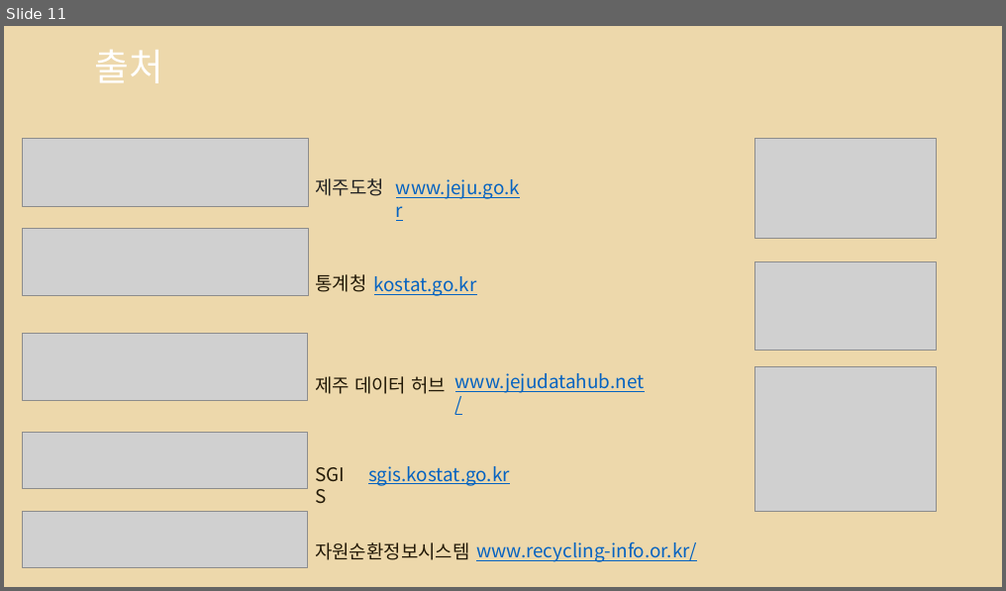
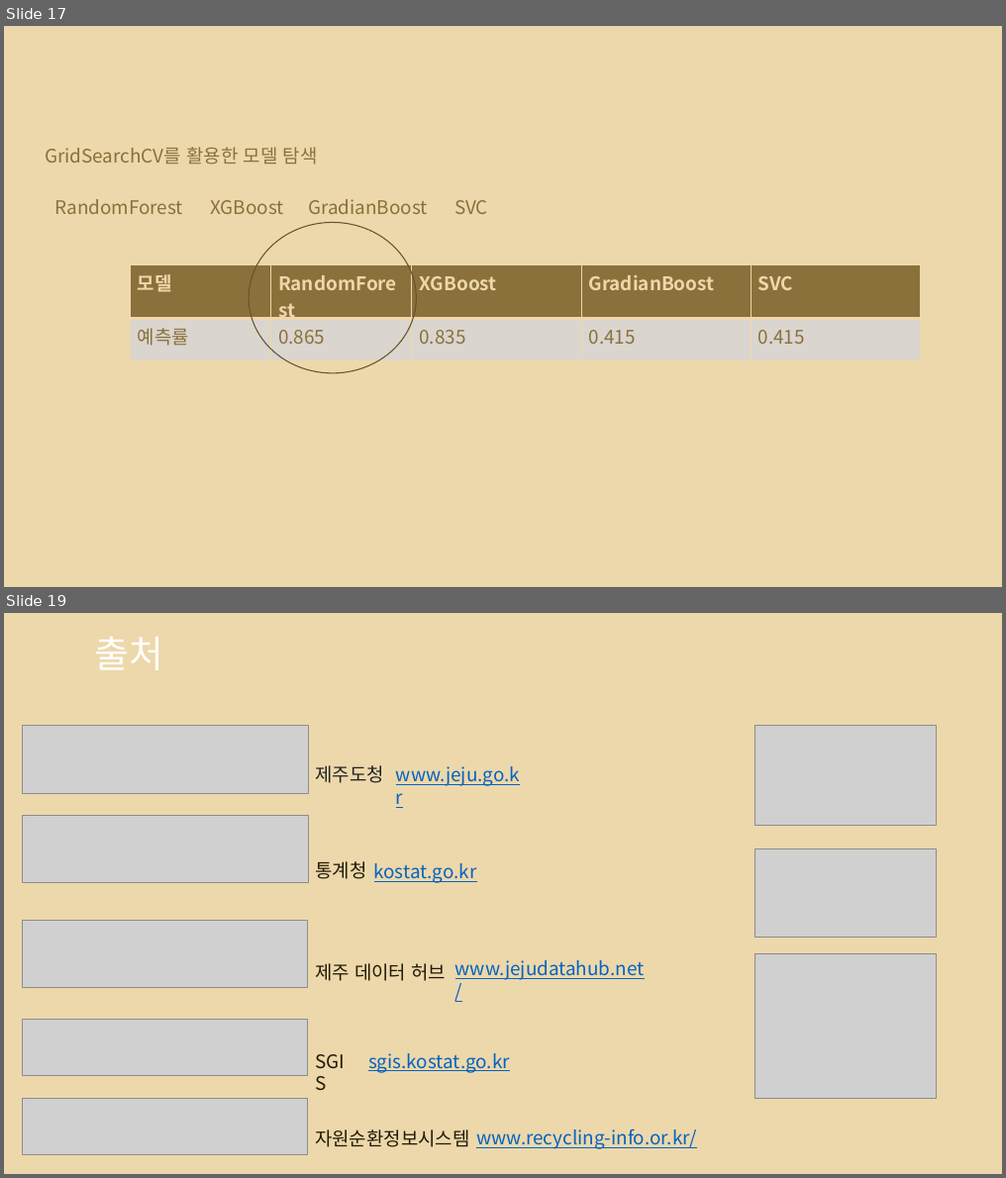
Before and after one commit to so-jeong0127/Python-Project, a slide deck: 3조_1차_재활용도움센터 위치 선정.pptx. Shown one above the other, each under a label of ours: slide 11 before the commit, slides 17 and 19 after it; the slides between them are not shown. The pictures are 1006x591 and 1006x1178 pixels, drawn with LibreOffice and Linux fonts; fonts in the diff are those of the drawing; grey boxes stand for pictures; background and template pictures are left out. Boxes give left, top, right and bottom in pixels: in the first picture for what was removed or moved away, otherwise in the second. Text is boxed around its words. In the diff, an @@ line names an element or a change of style, - is before the commit and + after.

```diff
--- a/3조_1차_재활용도움센터 위치 선정.pptx
+++ b/3조_1차_재활용도움센터 위치 선정.pptx
@@ slide 17 added at (4, 26, 1002, 587), background picture (left out) @@
@@ text added at (45, 147, 318, 165), 18 pt, text #8A713B @@
+GridSearchCV를 활용한 모델 탐색
@@ text added at (54, 199, 182, 214), 18 pt, text #8A713B @@
+RandomForest
@@ text added at (210, 200, 283, 214), 18 pt, text #8A713B @@
+XGBoost
@@ text added at (308, 199, 427, 214), 18 pt, text #8A713B @@
+GradianBoost
@@ text added at (454, 200, 488, 214), 18 pt, text #8A713B @@
+SVC
@@ ellipse added at (249, 223, 417, 374), outline #66542C 1 pt @@
@@ table added at (130, 266, 919, 362), 2 rows, 5 columns @@
+모델 | RandomForest | XGBoost | GradianBoost | SVC
+예측률 | 0.865 | 0.835 | 0.415 | 0.415
@@ what was slide 11 is now slide 19 @@
```
Also in this commit, not shown: 8 other slides added, 1 slide removed, 1 other file.
